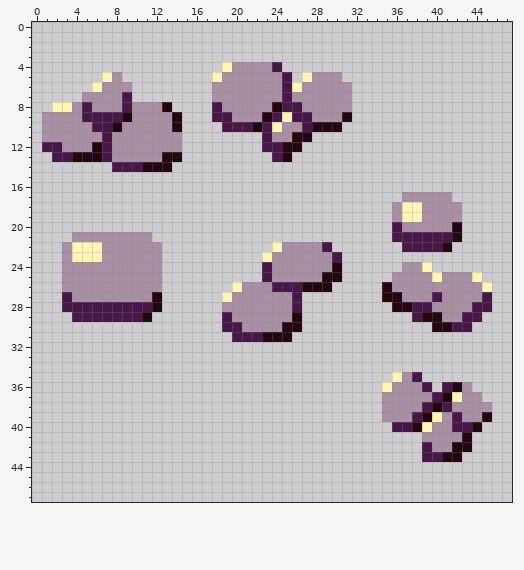
Two versions of one pixel-art sprite, res/img/decorative_rocks.png. Above, as it was before the edit.
The file is 48x48 pixels.
The result:
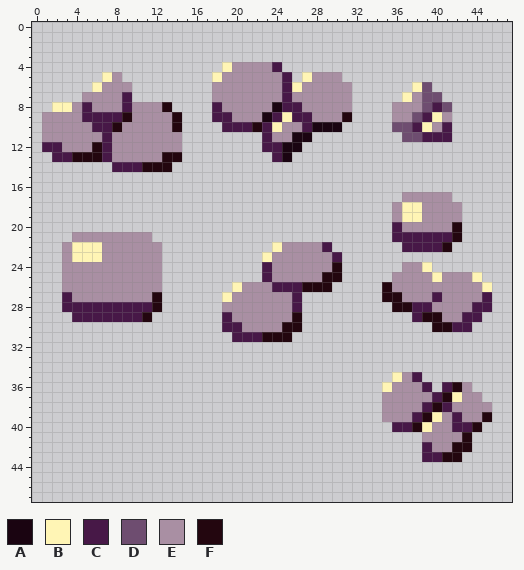
Palette (. is transparent): A #1a0411  B #fff5b5  C #471847  D #6e4d70  E #a98fa3  F #23060f
From old to new:
y 6: x 38..39 .. -> BD
y 7: x 37..40 .... -> BEDD
y 8: x 24 F -> A; x 36..41 ...... -> EEEDCD
y 9: x 23 F -> A; x 36..41 ...... -> EEDCBE
y 10: x 28..30 FFF -> AAA; x 36..41 ...... -> DDCBEC
y 11: x 26..27 FF -> AA; x 37..41 ..... -> DDCCC
y 12: x 25..26 FF -> AA
y 13: x 25 F -> A
Where, in picture pixels (left, top, right, bottom), the same in both pictures:
added: (392, 82, 452, 142)
changed: (262, 102, 342, 162)
